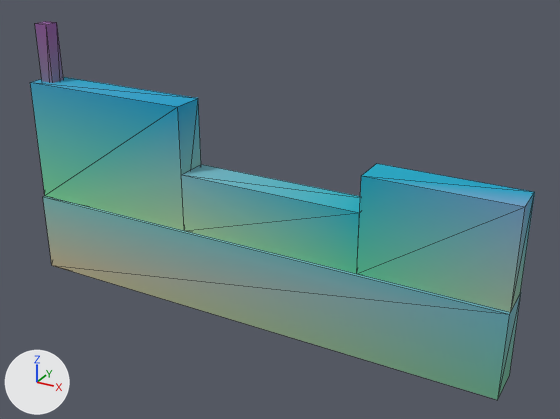
The glTF model assets/kit/burg_wall_3m_ruin_a.glb: old version first, new version second.
One viewpoint serves both versions: a camera (50 mm lens) standing at (2.08, -3.45, 2.44) and looking at (0.16, 0.04, 0.7). The lights are fixed; the arrows at lower left show +X, +Y and +Z. The first picture is the older version. Mesh edges are drawn as thin lines. Vertices at exactly the same position are counted once.

Names of what the first picture shows: 'base_course', 'plaster', 'timbers'.
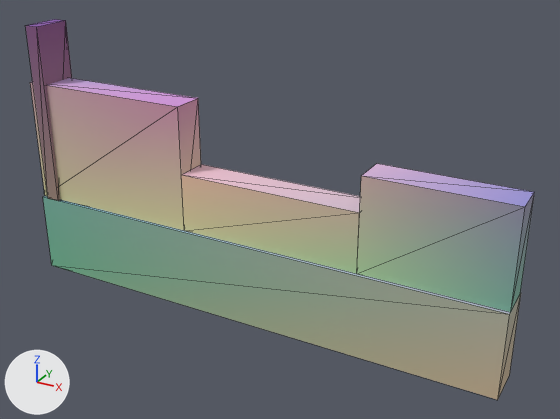
Where the change shows, as pixel boxes [x1, y1, x2, y2] in the pictures (560 x 419 px):
```json
{"object": "timbers", "change": "rescaled", "before": [35, 21, 63, 83], "after": [26, 19, 72, 201]}
{"part": 1, "of": "me_base_course", "change": "recoloured", "before": [498, 294, 521, 398], "after": [498, 294, 521, 398]}
{"part": 2, "of": "me_base_course", "change": "recoloured", "before": [44, 196, 521, 314], "after": [44, 196, 521, 314]}
{"part": 3, "of": "me_base_course", "change": "recoloured", "before": [55, 266, 510, 400], "after": [55, 266, 510, 400]}
{"part": 4, "of": "me_base_course", "change": "recoloured", "before": [43, 197, 507, 314], "after": [43, 197, 507, 314]}
{"part": 5, "of": "me_plaster", "change": "recoloured", "before": [30, 78, 535, 312], "after": [30, 78, 535, 312]}
```

Scene script edits in JSON lines:
```json
{"block": "me_base_course", "where": "me_base_course.from_pydata(...)  # 8 vertices, 12 faces; spans x -1.5..1.5, y -0.12..0.12, z 0.0..0.5"}
{"block": "me_base_course", "where": "# used by ob_base_course; location = (0.0, 0.0, 0.0)"}
{"block": "me_base_course", "change": "me_base_course part 1: 2 faces centred in x 1.5, y -0.04..0.04, z 0.17..0.33 are repainted in the vertex colours; the middle colour goes from cyan #7dd1d2 to pale yellow #e0d8c6"}
{"block": "me_base_course", "change": "me_base_course part 2: 2 faces centred in x -0.5..0.5, y -0.04..0.04, z 0.5 are repainted in the vertex colours; the middle colour goes from cyan #88d9ec to blue #b5d8ff"}
{"block": "me_base_course", "change": "me_base_course part 3: 2 faces centred in x 0.5, y -0.12..0.12, z 0.17 are repainted in the vertex colours; the middle colour goes from green #83d3b2 to pale yellow #d5d9bd"}
{"block": "me_base_course", "change": "me_base_course part 4: 2 faces centred in x -0.5, y -0.12..0.12, z 0.33 are repainted in the vertex colours; the middle colour goes from cyan #8cd4ec to cyan #8ed9ce"}
{"block": "me_plaster", "where": "me_plaster.from_pydata(...)  # 20 vertices, 36 faces; spans x -1.5..1.5, y -0.1..0.1, z 0.5..1.25"}
{"block": "me_plaster", "where": "# used by ob_plaster; location = (0.0, 0.0, 0.0)"}
{"block": "me_plaster", "change": "me_plaster part 5: 36 faces centred in x -1.5..1.5, y -0.1..0.1, z 0.5..1.25 are repainted in the vertex colours, in many colours"}
{"block": "me_timbers", "where": "# used by ob_timbers; location = (0.0, 0.0, 0.0)"}
{"op": "remove", "block": "me_timbers", "code": "me_timbers.from_pydata(...)  # 8 vertices, 12 faces; spans x -1.455..-1.365, y -0.045..0.045, z 0.5..1.6"}
{"op": "add", "block": "me_timbers", "code": "me_timbers.from_pydata(...)  # 8 vertices, 12 faces; spans x -1.455..-1.365, y -0.12..0.12, z 0.5..1.6"}
{"block": "me_timbers", "change": "me_timbers part 6: the whole mesh is scaled about its middle by (1, 2.67, 1)"}
```
